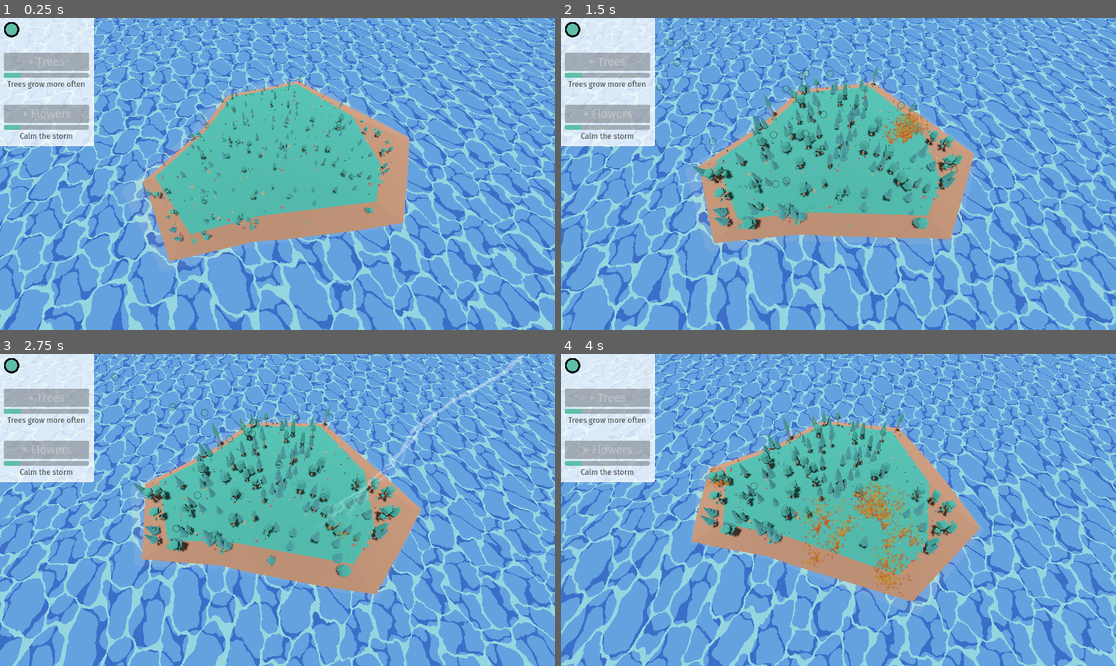
Above: before the commit, frames 1-4 (two rows, left to right).
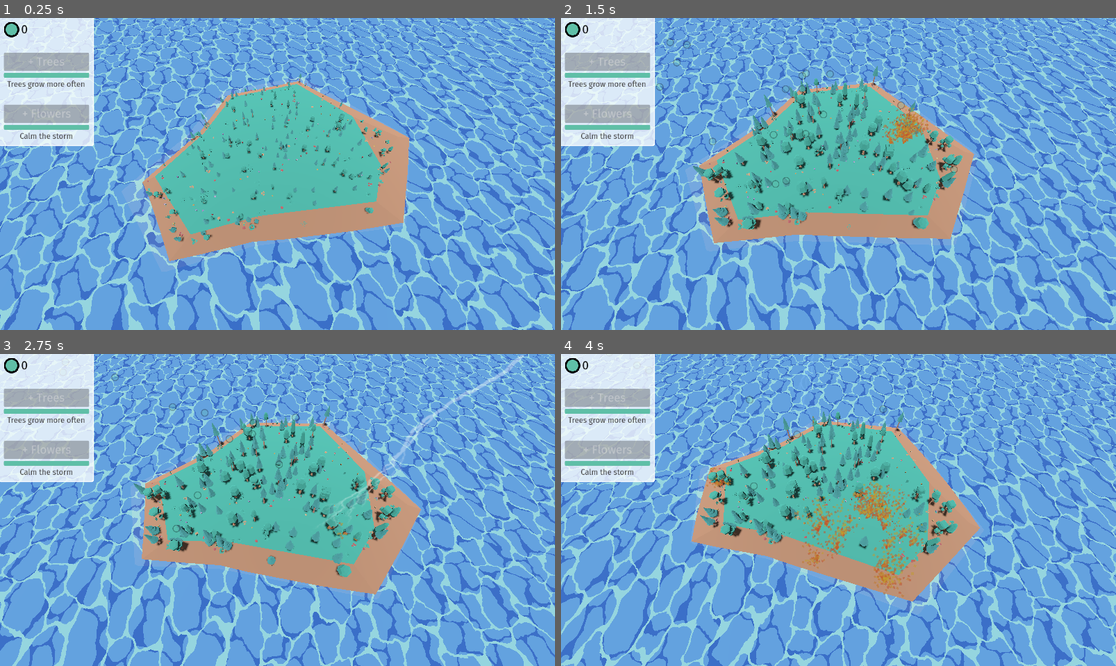
Above: after the commit, the same moments.

Repository: lumi-a/ecotomata
Game: Godot game, scene res://main.tscn
Same seed, same stepped clock (60 frames per second), same inputs: the game is played once before the commit and once after it.
Inputs:
- Up to frame 1 (0.25 s): no input
- Up to frame 2 (1.5 s): no input
- Up to frame 3 (2.75 s): no input
- Up to frame 4 (4 s): no input

The runs differ from the first frame. In frame 1, 0.4% of the frame differs, in the area x 3-17%, y 2-36%; in frame 2, 0.4%; in frame 3, 0.4%; in frame 4, 0.4%.
Error before the commit: Cannot call method 'connect' on a null value. (res://ui.gd:22)

Commit message:
Fix paths in ui.gd script

Diff:
--- a/assets/ui.tres
+++ b/assets/ui.tres
@@ -12,4 +12,5 @@
 [resource]
 default_font = ExtResource("1_k10gn")
 default_font_size = 24
+Label/colors/font_color = Color(0, 0, 0, 1)
 ProgressBar/styles/fill = SubResource("StyleBoxFlat_n82hm")
--- a/ui.gd
+++ b/ui.gd
@@ -16,19 +16,19 @@
 
 # Called when the node enters the scene tree for the first time.
 func _ready() -> void:
-	orb_label = get_node("orb-label")
+	orb_label = $PanelContainer/VBoxContainer/OrbContainer/OrbLabel
 
-	tree_buy_button = get_node("trees-buy")
+	tree_buy_button = $PanelContainer/VBoxContainer/TreesContainer/TreesBuy
 	tree_buy_button.connect("pressed", buy_tree)
-	tree_label = get_node("trees-label")
-	tree_range = get_node("trees-range")
+	tree_label = $PanelContainer/VBoxContainer/TreesContainer/TreesDescription
+	tree_range = $PanelContainer/VBoxContainer/TreesContainer/TreesRange
 	tree_range.min_value = 0
 	tree_range.max_value = tree_max_level
 
-	flower_buy_button = get_node("flowers-buy")
+	flower_buy_button = $PanelContainer/VBoxContainer/FlowersContainer/FlowersBuy
 	flower_buy_button.connect("pressed", buy_flower)
-	flower_label = get_node("flowers-label")
-	flower_range = get_node("flowers-range")
+	flower_label = $PanelContainer/VBoxContainer/FlowersContainer/FlowersDescription
+	flower_range = $PanelContainer/VBoxContainer/FlowersContainer/FlowersRange
 	flower_range.min_value = 0
 	flower_range.max_value = flower_max_level
 
--- a/ui.tscn
+++ b/ui.tscn
@@ -47,52 +47,52 @@
 theme = ExtResource("1_5nsp2")
 theme_override_constants/separation = 32
 
-[node name="orb-container" type="HBoxContainer" parent="PanelContainer/VBoxContainer"]
+[node name="OrbContainer" type="HBoxContainer" parent="PanelContainer/VBoxContainer"]
 layout_mode = 2
 
-[node name="orb" type="TextureRect" parent="PanelContainer/VBoxContainer/orb-container"]
+[node name="Orb" type="TextureRect" parent="PanelContainer/VBoxContainer/OrbContainer"]
 texture_filter = 1
 layout_mode = 2
 texture = ExtResource("2_csf5k")
 
-[node name="orb-label" type="Label" parent="PanelContainer/VBoxContainer/orb-container"]
+[node name="OrbLabel" type="Label" parent="PanelContainer/VBoxContainer/OrbContainer"]
 layout_mode = 2
 
-[node name="trees-container" type="VBoxContainer" parent="PanelContainer/VBoxContainer"]
+[node name="TreesContainer" type="VBoxContainer" parent="PanelContainer/VBoxContainer"]
 layout_mode = 2
 
-[node name="trees-buy" type="Button" parent="PanelContainer/VBoxContainer/trees-container"]
+[node name="TreesBuy" type="Button" parent="PanelContainer/VBoxContainer/TreesContainer"]
 layout_mode = 2
 disabled = true
 text = "+ Trees"
 
-[node name="trees-range" type="ProgressBar" parent="PanelContainer/VBoxContainer/trees-container"]
+[node name="TreesRange" type="ProgressBar" parent="PanelContainer/VBoxContainer/TreesContainer"]
 layout_mode = 2
 theme_override_colors/font_color = Color(0, 0, 0, 0)
 theme_override_font_sizes/font_size = 4
 value = 20.0
 
-[node name="trees-description" type="Label" parent="PanelContainer/VBoxContainer/trees-container"]
+[node name="TreesDescription" type="Label" parent="PanelContainer/VBoxContainer/TreesContainer"]
 layout_mode = 2
 theme = ExtResource("3_a7ear")
 text = "Trees grow more often"
 horizontal_alignment = 1
 
-[node name="flowers-container" type="VBoxContainer" parent="PanelContainer/VBoxContainer"]
+[node name="FlowersContainer" type="VBoxContainer" parent="PanelContainer/VBoxContainer"]
 layout_mode = 2
 
-[node name="flowers-buy" type="Button" parent="PanelContainer/VBoxContainer/flowers-container"]
+[node name="FlowersBuy" type="Button" parent="PanelContainer/VBoxContainer/FlowersContainer"]
 layout_mode = 2
 disabled = true
 text = "+ Flowers"
 
-[node name="flowers-range" type="ProgressBar" parent="PanelContainer/VBoxContainer/flowers-container"]
+[node name="FlowersRange" type="ProgressBar" parent="PanelContainer/VBoxContainer/FlowersContainer"]
 layout_mode = 2
 theme_override_colors/font_color = Color(0, 0, 0, 0)
 theme_override_font_sizes/font_size = 4
 value = 20.0
 
-[node name="Label" type="Label" parent="PanelContainer/VBoxContainer/flowers-container"]
+[node name="FlowersDescription" type="Label" parent="PanelContainer/VBoxContainer/FlowersContainer"]
 layout_mode = 2
 theme = ExtResource("3_a7ear")
 text = "Calm the storm
Not shown: 1 places in assets/ui.tres that only renumber resources
Not shown, changed: README.md
